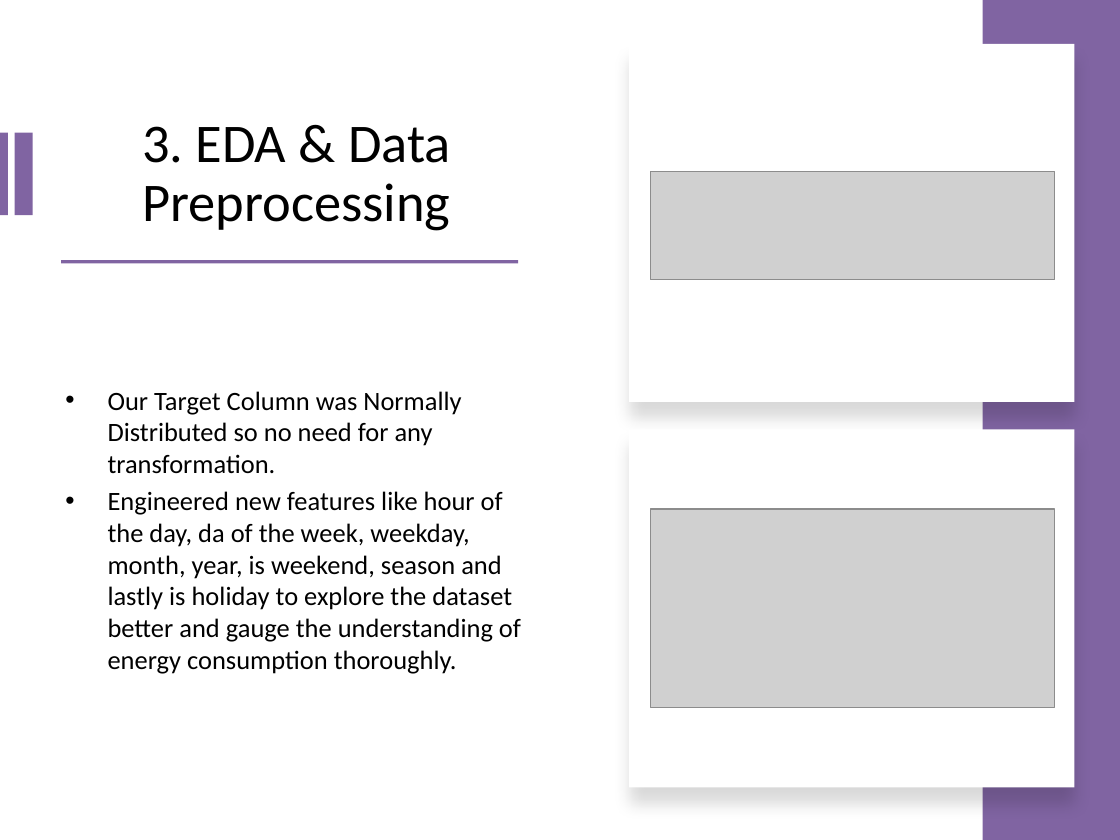
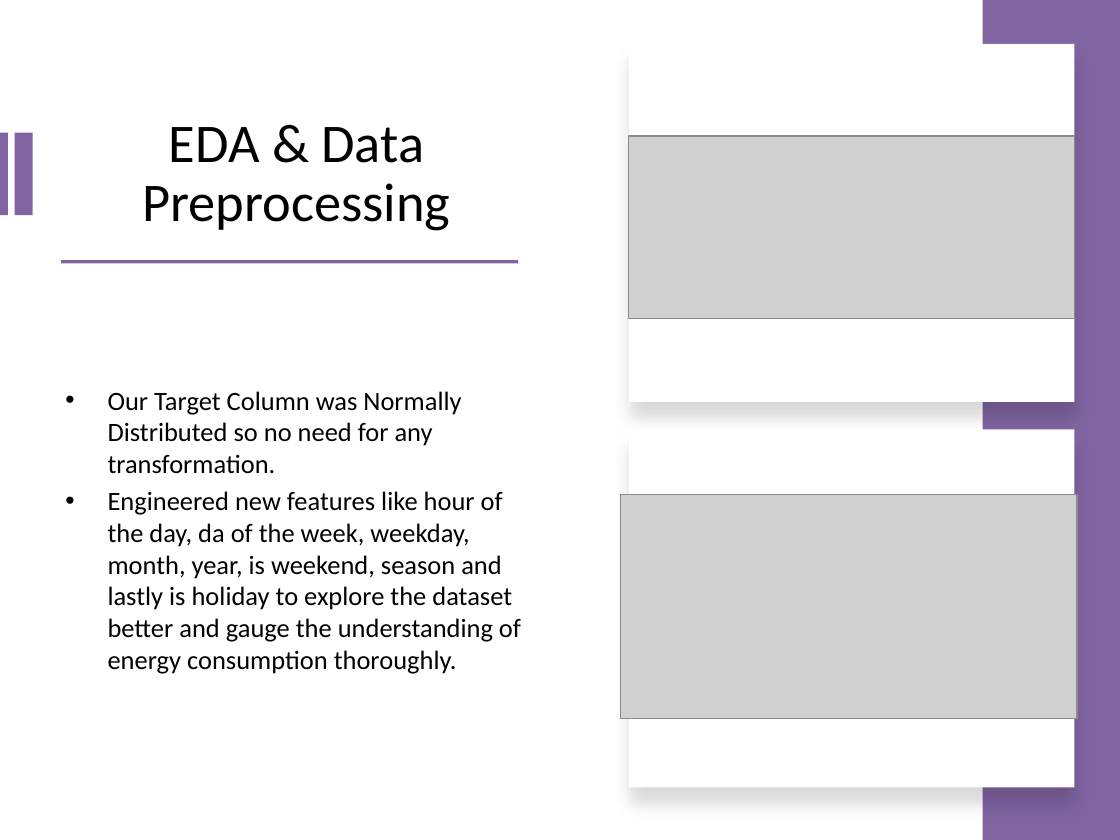
Before and after one commit to rizz045/Energy_Demand_Forecasting_Using_Time_Series_Analysis, a slide deck: slide 6 of Energy_Demand_Forecasting_Report.pptx. Drawn at 1120x840 pixels with LibreOffice and Linux fonts; fonts in the diff are those of the drawing; grey boxes stand for pictures. Boxes give left, top, right and bottom in pixels: in the first picture for what was removed or moved away, otherwise in the second. Text is boxed around its words. In the diff, an @@ line names an element or a change of style, - is before the commit and + after.

```diff
--- a/Energy_Demand_Forecasting_Report.pptx
+++ b/Energy_Demand_Forecasting_Report.pptx
@@ title at (142, 127, 450, 231): text changed @@
-3. EDA & Data Preprocessing
+EDA & Data Preprocessing
@@ picture: place and size @@
-picture at (651, 171, 1055, 279)
+picture at (628, 136, 1074, 318)
@@ picture: place and size @@
-picture at (651, 508, 1055, 708)
+picture at (620, 494, 1077, 719)
```
Also in this commit, not shown: 10 other slides changed, 2 slides added, 1 slide removed.
